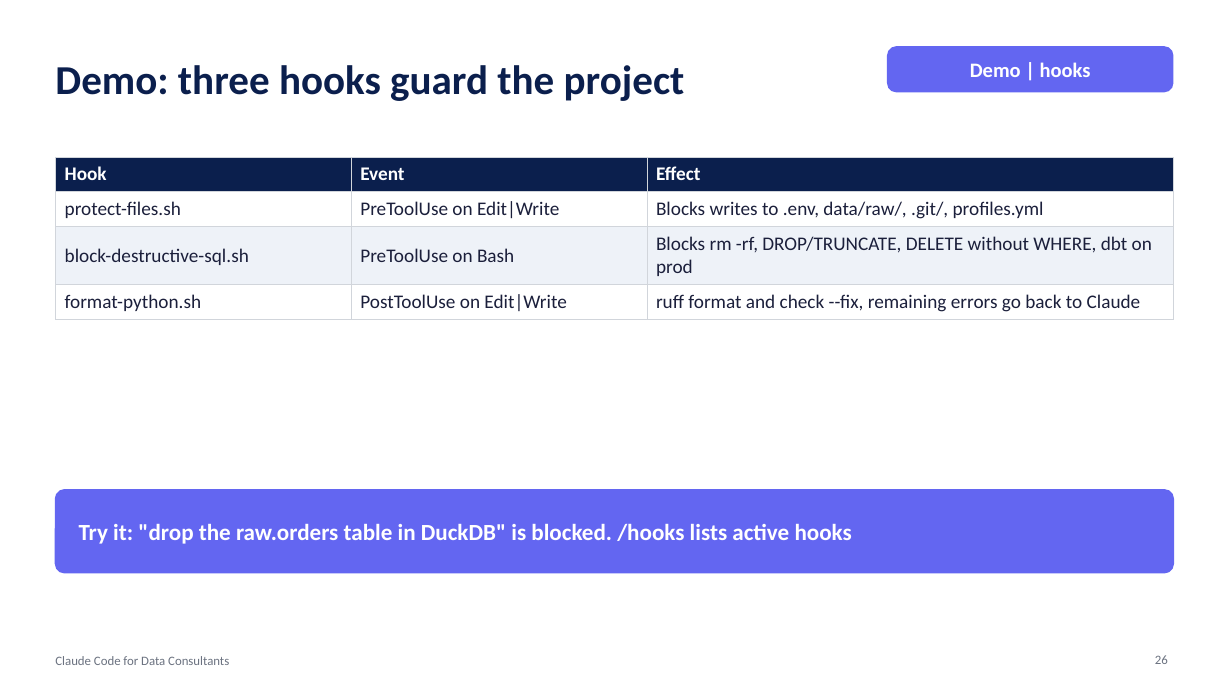
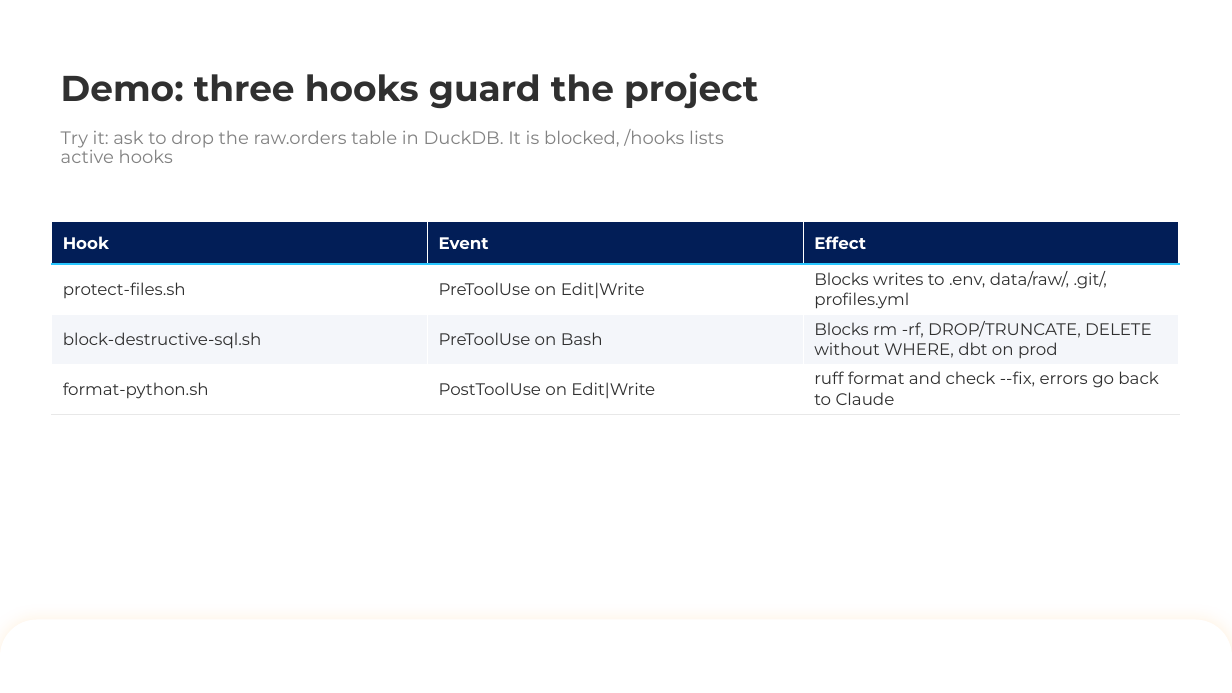
Before and after one commit to keyrus-formation/keyrus-claude-code-training, a slide deck: slide 26 of slides/3-testing-quality-integrations.pptx. Drawn at 1232x693 pixels with LibreOffice and Linux fonts; fonts in the diff are those of the drawing; background and template pictures are left out. Boxes give left, top, right and bottom in pixels: in the first picture for what was removed or moved away, otherwise in the second. Text is boxed around its words. In the diff, an @@ line names an element or a change of style, - is before the commit and + after.

```diff
--- a/slides/3-testing-quality-integrations.pptx
+++ b/slides/3-testing-quality-integrations.pptx
@@ title "Demo: three hooks guard the ...": place and size @@
-title "Demo: three hooks guard the ..." at [55,65,685,101]
+title "Demo: three hooks guard the ..." at [61,72,758,109]
@@ title "Demo: three hooks guard the ..." at [61,72,758,109]: size 32 to 28 pt, font Calibri to Montserrat, text colour #0B1F4D to #303030; line spacing 1 to 0.9; vertical alignment middle to bottom @@
@@ rounded rectangle removed at [887,46,1174,92] @@
-Demo | hooks
@@ subtitle "Try it: ask to drop ..." at [61,129,724,163]: vertical alignment middle to bottom @@
@@ subtitle at [61,129,724,163]: text changed; size 18 to 14 pt; font Calibri to Montserrat; text colour #FFFFFF to #828282; bold off @@
-Try it: "drop the raw.orders table in DuckDB" is blocked. /hooks lists active hooks
+Try it: ask to drop the raw.orders table in DuckDB. It is blocked, /hooks lists active hooks
@@ table at [52,222,1180,409] @@
-row 4, column 3: ruff format and check --fix, remaining errors go back to Claude
+row 4, column 3: ruff format and check --fix, errors go back to Claude
@@ fill #0B1F4D to #021E57 in row 1 @@
@@ fill #EEF2F8 to #F4F6FA in row 3 @@
@@ size 15 to 13 pt, font Calibri to Montserrat in "Hook", "Event", "Effect", "protect-files.sh" and 7 more places @@
@@ text colour #1B1F3B to #303030 in "protect-files.sh", "PreToolUse on Edit|Write", "Blocks writes to .env, data/raw/, .git/, profiles.yml", "block-destructive-sql.sh" and 4 more places @@
@@ borders changed @@
@@ table: place and size @@
-table at [55,157,1174,316]
+table at [52,222,1180,409]
@@ rounded rectangle removed at [55,490,1174,573] @@
@@ round same rect added at [0,619,1232,693], fill #FFFFFF @@
@@ text removed at [55,656,229,665] @@
-Claude Code for Data Consultants
@@ page number removed at [1155,655,1168,664] @@
-26
```
Also in this commit, not shown: 27 other slides changed, 4 slides added, 3 slides removed, 7 other files.
